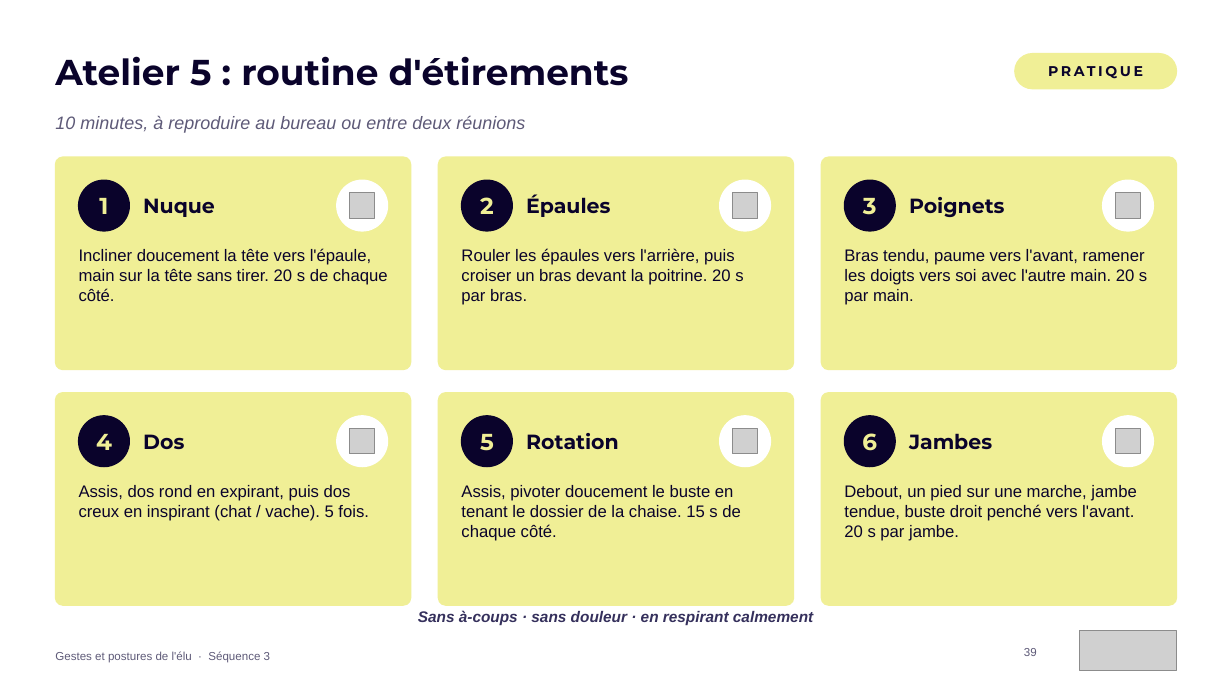
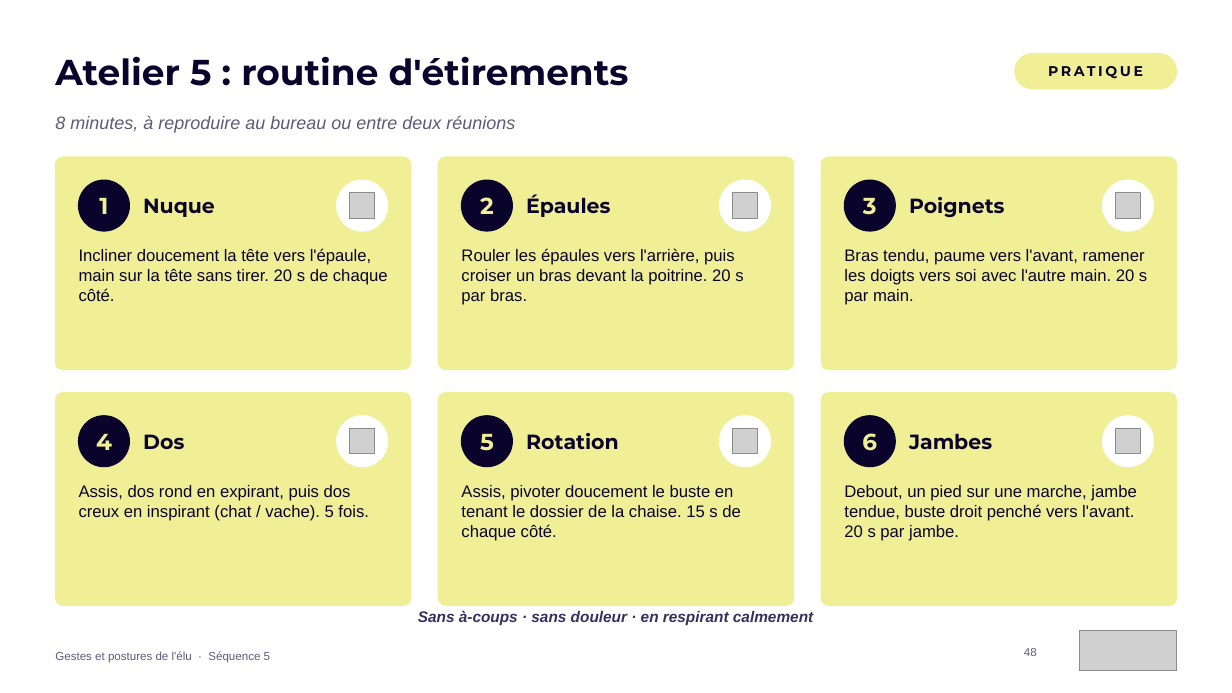
Before and after one commit to maxencedruellefourniez-prog/jefferco-pellets-prospects, a slide deck: slide 48 of formations/Formation_Gestes_et_postures_de_l_elu_ENMA.pptx (slide 39 before the commit). Drawn at 1232x693 pixels with LibreOffice and Linux fonts; fonts in the diff are those of the drawing; grey boxes stand for pictures. Boxes give left, top, right and bottom in pixels: in the first picture for what was removed or moved away, otherwise in the second. Text is boxed around its words. In the diff, an @@ line names an element or a change of style, - is before the commit and + after.

```diff
--- a/formations/Formation_Gestes_et_postures_de_l_elu_ENMA.pptx
+++ b/formations/Formation_Gestes_et_postures_de_l_elu_ENMA.pptx
@@ text at bbox=[55, 116, 515, 133]: text changed @@
-10 minutes, à reproduire au bureau ou entre deux réunions
+8 minutes, à reproduire au bureau ou entre deux réunions
@@ text at bbox=[55, 651, 270, 663]: text changed @@
-Gestes et postures de l'élu · Séquence 3
+Gestes et postures de l'élu · Séquence 5
@@ page number at bbox=[1024, 648, 1037, 656]: text changed @@
-39
+48
```
Also in this commit, not shown: 43 other slides changed, 10 slides added, 1 other file.
